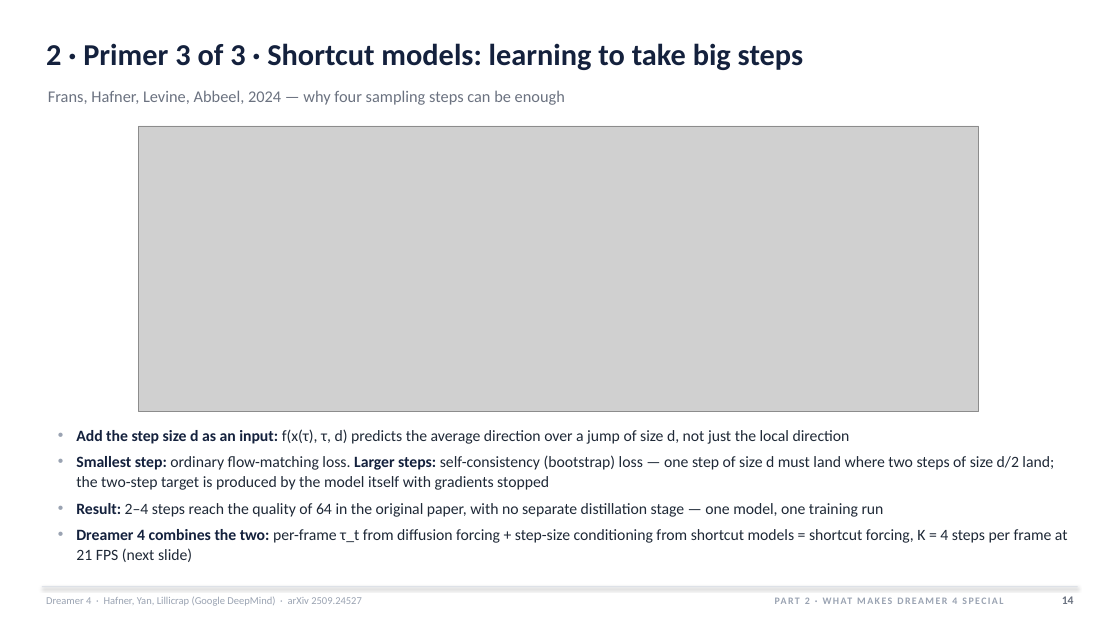
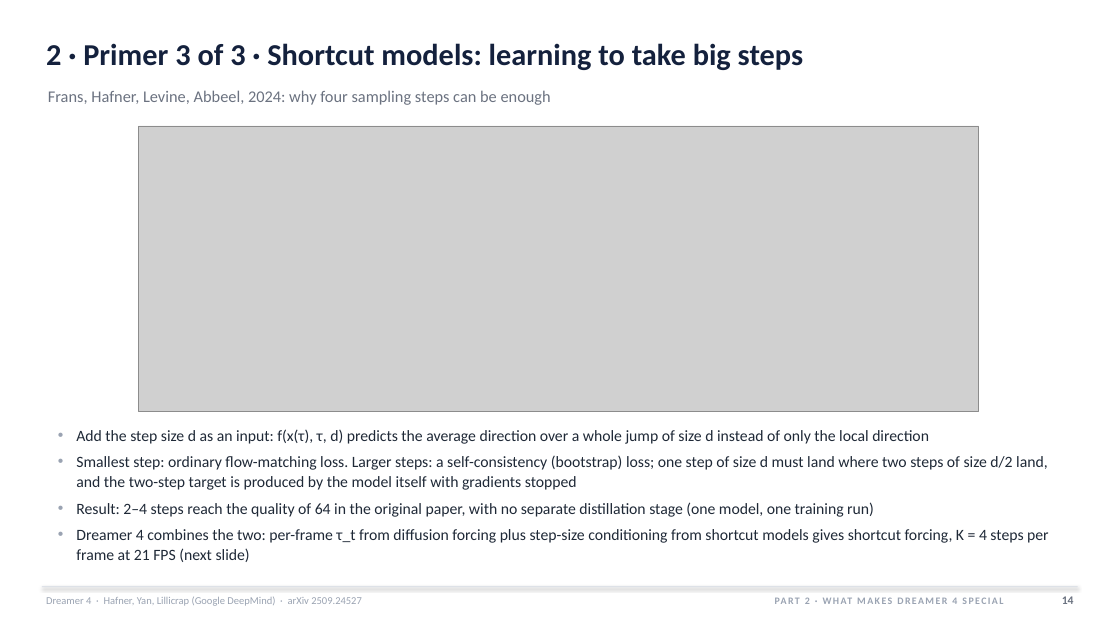
Before and after one commit to HarmannBitte/Dreamer-4, a slide deck: slide 14 of presentation/Dreamer4_Final.pptx. Drawn at 1120x630 pixels with LibreOffice and Linux fonts; fonts in the diff are those of the drawing; grey boxes stand for pictures. Boxes give left, top, right and bottom in pixels: in the first picture for what was removed or moved away, otherwise in the second. Text is boxed around its words. In the diff, an @@ line names an element or a change of style, - is before the commit and + after.

Commit message:
Humanizer text pass over both decks (blader/humanizer v3); new slides: Algorithm 1 in full (eqs. 5-11); deep dive v7 (52 slides), final talk v2 (45 slides); v6 + final v1 renders archived in versions/

```diff
--- a/presentation/Dreamer4_Final.pptx
+++ b/presentation/Dreamer4_Final.pptx
@@ text at (x1=48, y1=90, x2=551, y2=105): text changed @@
-Frans, Hafner, Levine, Abbeel, 2024 — why four sampling steps can be enough
+Frans, Hafner, Levine, Abbeel, 2024: why four sampling steps can be enough
@@ text at (x1=76, y1=429, x2=1049, y2=562): text changed @@
-• Add the step size d as an input: f(x(τ), τ, d) predicts the average direction over a jump of size d, not just the local direction
-• Smallest step: ordinary flow-matching loss. Larger steps: self-consistency (bootstrap) loss — one step of size d must land where two steps of size d/2 land; the two-step target is produced by the model itself with gradients stopped
-• Result: 2–4 steps reach the quality of 64 in the original paper, with no separate distillation stage — one model, one training run
-• Dreamer 4 combines the two: per-frame τ_t from diffusion forcing + step-size conditioning from shortcut models = shortcut forcing, K = 4 steps per frame at 21 FPS (next slide)
+• Add the step size d as an input: f(x(τ), τ, d) predicts the average direction over a whole jump of size d instead of only the local direction
+• Smallest step: ordinary flow-matching loss. Larger steps: a self-consistency (bootstrap) loss; one step of size d must land where two steps of size d/2 land, and the two-step target is produced by the model itself with gradients stopped
+• Result: 2–4 steps reach the quality of 64 in the original paper, with no separate distillation stage (one model, one training run)
+• Dreamer 4 combines the two: per-frame τ_t from diffusion forcing plus step-size conditioning from shortcut models gives shortcut forcing, K = 4 steps per frame at 21 FPS (next slide)
```
Also in this commit, not shown: 37 other slides changed, 2 slides added, 18 other files.
